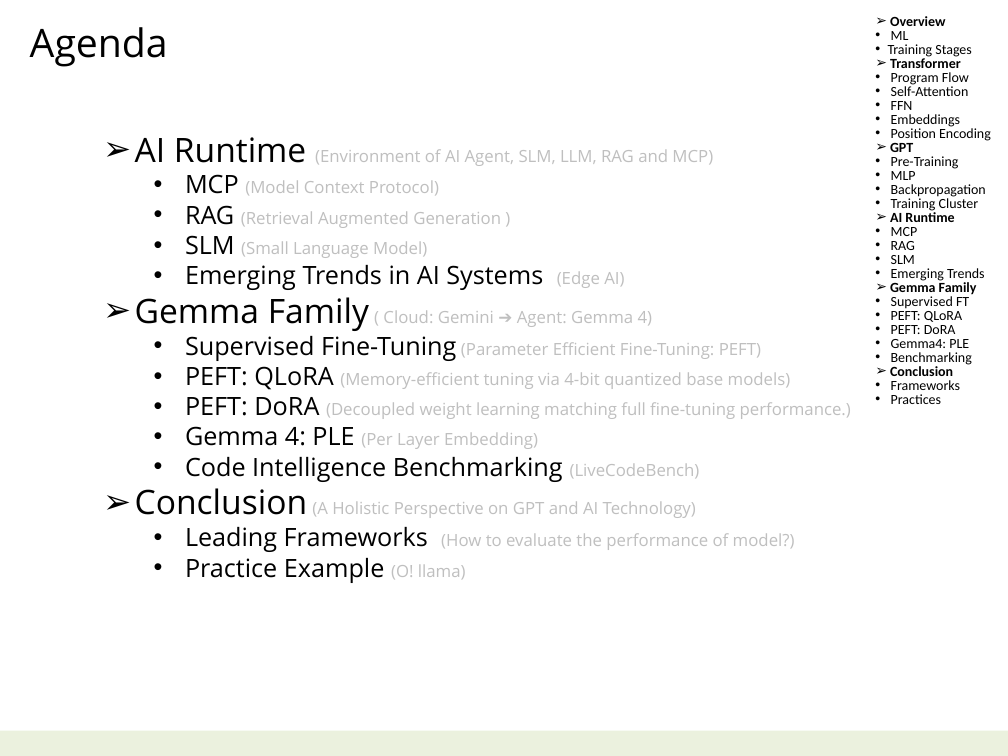
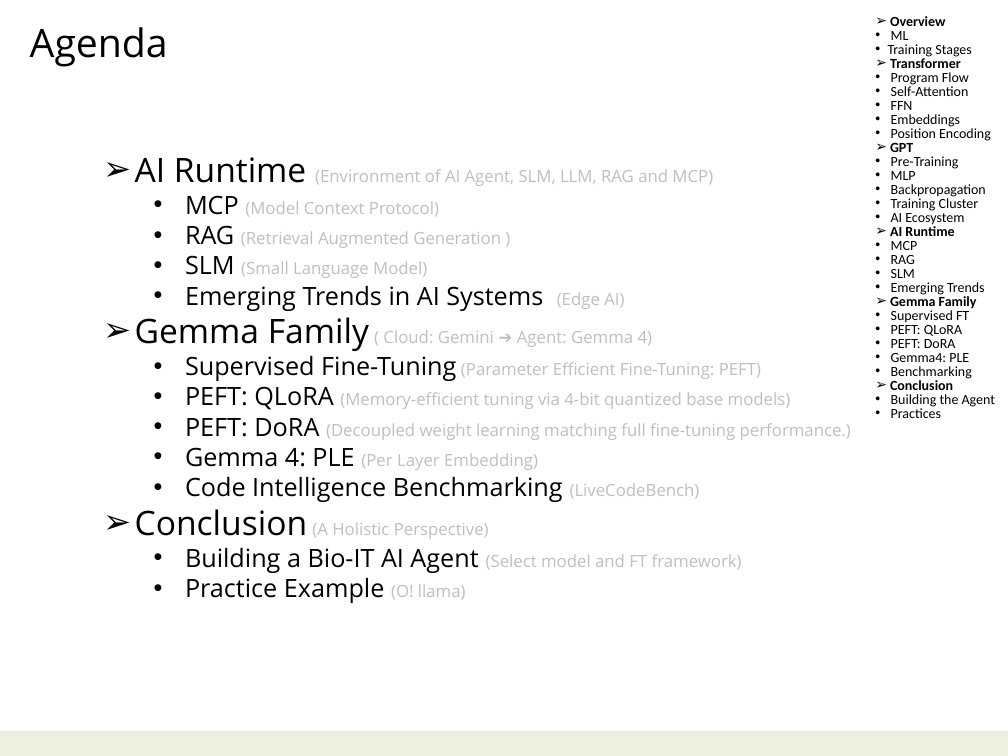
Before and after one commit to navibator/crazy-ai, a slide deck: slide 3 of ai.pptx. Drawn at 1008x756 pixels with LibreOffice and Linux fonts; fonts in the diff are those of the drawing. Boxes give left, top, right and bottom in pixels: in the first picture for what was removed or moved away, otherwise in the second. Text is boxed around its words. In the diff, an @@ line names an element or a change of style, - is before the commit and + after.

Commit message:
bio-it-agent

```diff
--- a/ai.pptx
+++ b/ai.pptx
@@ text "AI Runtime (Environment of AI ...": place and size @@
-text "AI Runtime (Environment of AI ..." at [135,137,851,583]
+text "AI Runtime (Environment of AI ..." at [135,157,851,603]
@@ text at [891,210,964,225]: paragraph added @@
+    • AI Ecosystem
@@ text at [891,394,995,407]: text changed @@
-    • Frameworks
+    • Building the Agent
@@ text at [135,509,742,573]: text changed @@
-➢ Conclusion (A Holistic Perspective on GPT and AI Technology)
-  • Leading Frameworks (How to evaluate the performance of model?)
+➢ Conclusion (A Holistic Perspective)
+  • Building a Bio-IT AI Agent (Select model and FT framework)
```
Also in this commit, not shown: 4 other slides changed, 3 other files.
